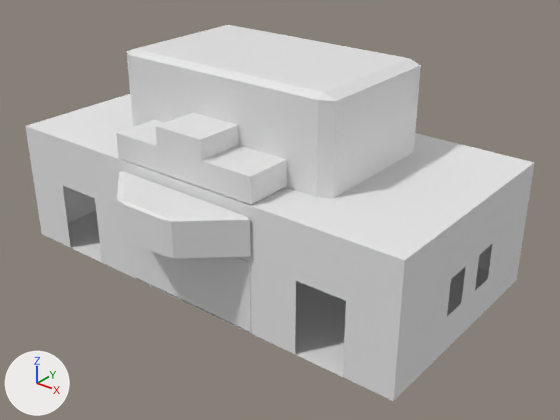
The Blender file working/subahu/Theater/Theater.blend, before and after one commit.
Rendered twice from a 50 mm lens placed at (17.9, -21.3, 16.6), pointed at (-0.1, 1.1, 2.7). Arrows for +X, +Y and +Z are at lower left; the lights stay in place.
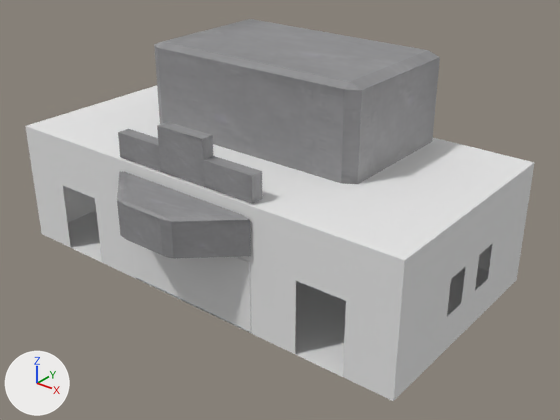
What differs and where, as boxes (x1, y1, x2, y2) in the pictures (560 x 420 px):
```json
{"object": "Cube.004", "change": "recoloured, moved", "before": [127, 25, 421, 198], "after": [154, 19, 440, 184], "on screen": "white to grey"}
{"object": "Cube.002", "change": "recoloured, moved, rescaled", "before": [116, 112, 287, 205], "after": [118, 122, 262, 204], "on screen": "white to grey, 16% narrower, 12% shorter"}
{"object": "Cube.001", "change": "recoloured", "before": [117, 172, 251, 258], "after": [117, 172, 251, 258], "on screen": "white to grey"}
```

Scene script edits in JSON lines:
```json
{"op": "add", "block": "img_greytext_jpeg", "code": ["img_greytext_jpeg = load_image('greyText.jpeg', 'Textures/greyText.jpeg', 271, 186, 'sRGB')"]}
{"op": "add", "block": "mat_greytext_jpeg", "code": ["mat_greytext_jpeg = principled_material('greyText.jpeg')", "mat_greytext_jpeg.texture = img_greytext_jpeg"]}
{"block": "me_cube_004", "where": "me_cube_004.from_pydata(...)  # 8 vertices, 6 faces; spans x -1.0..1.0, y -1.0..1.0, z -1.0..1.0"}
{"op": "add", "block": "me_cube_004", "code": "me_cube_004.materials.append(mat_greytext_jpeg)  # picture img_greytext_jpeg"}
{"block": "me_cube_002", "where": "me_cube_002.from_pydata(...)  # 20 vertices, 18 faces; spans x -1.0..1.0, y -1.0..1.0, z -1.0..2.51"}
{"op": "add", "block": "me_cube_002", "code": "me_cube_002.materials.append(mat_greytext_jpeg)  # picture img_greytext_jpeg"}
{"block": "me_cube_001", "where": "me_cube_001.from_pydata(...)  # 8 vertices, 6 faces; spans x -1.0..1.0, y -1.0..1.0, z -1.0..1.0"}
{"op": "add", "block": "me_cube_001", "code": "me_cube_001.materials.append(mat_greytext_jpeg)  # picture img_greytext_jpeg"}
{"op": "set", "path": "ob_cube_004.location", "old": "(-1.3, 1.95, 6.88)", "new": "(-1.3, 3.47, 6.88)"}
{"op": "set", "path": "ob_cube_002.location", "old": "(-1.38, -2.14, 5.67)", "new": "(-1.38, -2.79, 5.67)"}
{"op": "set", "path": "ob_cube_002.scale", "old": "(3.42, 1.0, 0.523)", "new": "(3.42, 0.265, 0.523)"}
```
